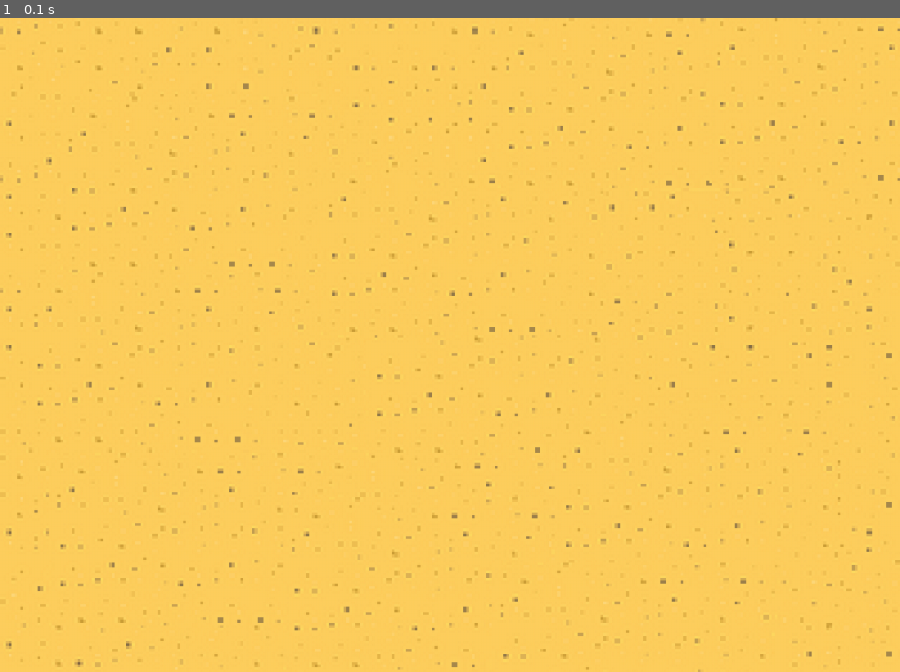
Above: before the commit, frame 1.
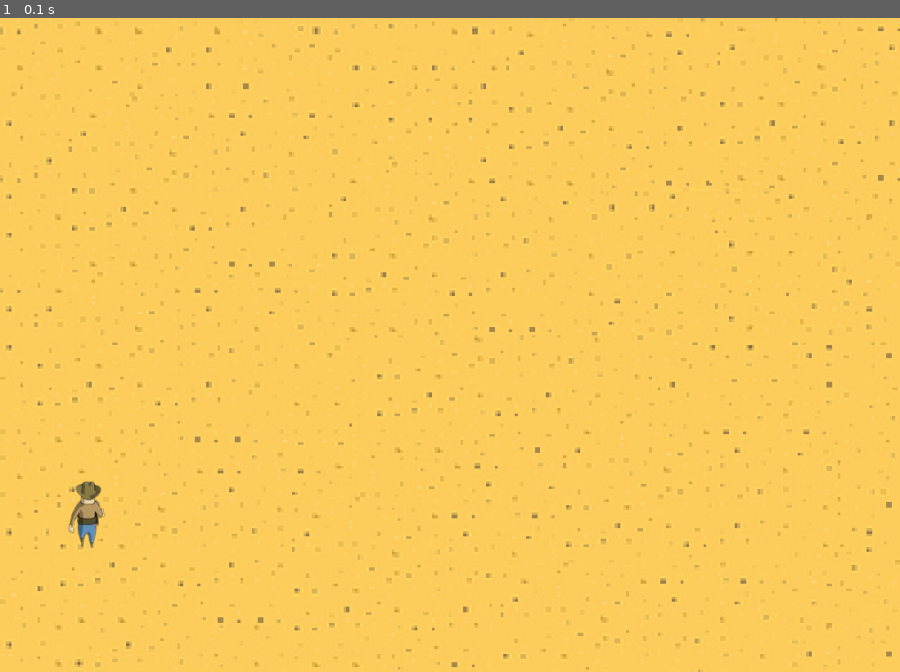
Above: after the commit, the same moment.

Repository: Ivailo2707/Pygame_Project_Cowboy
Game: pygame game, started from main.py
Same seed, same stepped clock (60 frames per second), same inputs: the game is played once before the commit and once after it.
Inputs:
- Up to frame 1 (0.1 s): no input

The runs differ from the first frame. In frame 1, 0.2% of the frame differs, in the area x 7-12%, y 70-82%.

Commit message:
Made Player_1 draw method. Am testing

Diff:
--- /dev/null
+++ b/Player1.py
@@ -0,0 +1,17 @@
+import pygame
+import os
+
+
+class Player1:
+    def __init__(self, x, y, width, height, p1_image):
+        self.x = x
+        self.y = y
+        self.width = width
+        self.height = height
+        self.p1_image = p1_image
+        self.rect = pygame.Rect(x, y, width, height)
+        self.bullets = []
+        self.health = 10
+
+    def draw(self, window):
+        window.blit(self.p1_image, (self.x, self.y))
--- a/Players/Player1.py
+++ /dev/null
@@ -1,22 +0,0 @@
-import pygame
-import os
-
-class Player1:
-    def __init__(self, P1_IMAGE, PLAYER_1, HEALTH):
-        self.WIDTH = 1100
-        self.HEIGHT = 800
-        self.P_WIDTH = 55
-        self.P_HEIGHT = 80
-        self.P1_IMAGE = P1_IMAGE
-        self.PLAYER_1 = PLAYER_1
-        self.health = HEALTH
-    def handle_movement(self):
-        keys_pressed = pygame.key.get_pressed()
-        if keys_pressed [pygame.K_a] and yellow.x - VEL > 0:
-            yellow.x -= VEL
-        if keys_pressed [pygame.K_d] and yellow.x + VEL + yellow.width < BORDER.x:
-            yellow.x += VEL
-        if keys_pressed [pygame.K_w] and yellow.y - VEL > 0:
-            yellow.y -= VEL
-        if keys_pressed [pygame.K_s] and yellow.y + VEL + yellow.width < HEIGHT:
-            yellow.y += VEL
--- a/main.py
+++ b/main.py
@@ -1,5 +1,6 @@
 import pygame
 import os
+from Player1 import Player1
 
 WIDTH, HEIGHT = 1100, 800
 WIN = pygame.display.set_mode((WIDTH, HEIGHT))
@@ -7,12 +8,17 @@
 
 FPS = 60
 
+PLAYER_1_IMAGE = pygame.image.load(os.path.join('Assets', 'Player_1.png'))
+
+P1 = Player1(50, WIDTH/2, 30, 60, PLAYER_1_IMAGE)
 
 DESERT = pygame.transform.scale(pygame.image.load(os.path.join('Assets', 'Desert.png')), (WIDTH, HEIGHT))
 
+
+
 def draw_window():
     WIN.blit(DESERT, (0, 0))
-
+    P1.draw(WIN)
     pygame.display.update()
 
 def main():
@@ -20,7 +26,7 @@
     clock = pygame.time.Clock()
     while(run):
         clock.tick(FPS)
-        for event in pygame.event.get(): #checks if window is closed
+        for event in pygame.event.get():
             if event.type == pygame.QUIT:
                 run = False
                 pygame.quit()
Empty file added: Player2.py
Empty file removed: Players/Player2.py
